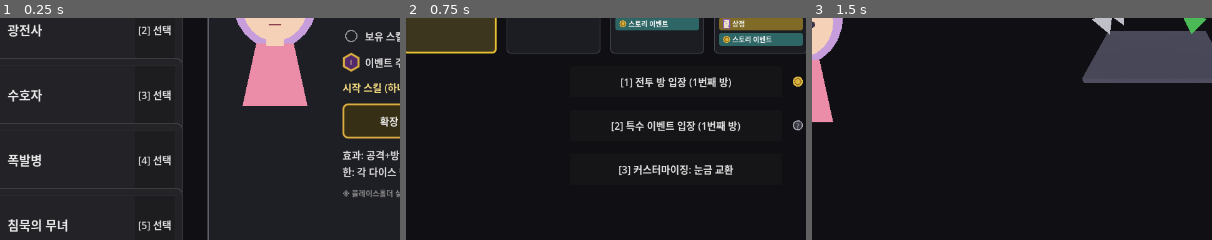
Above: before the commit, frames 1-3 (left to right).
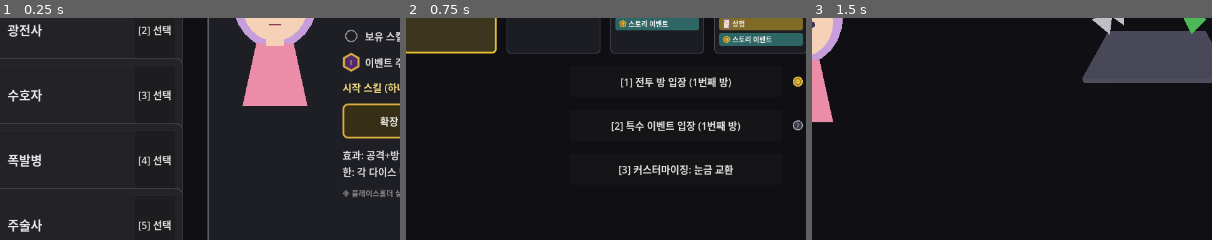
Above: after the commit, the same moments.

Repository: YGseok/ProjectD
Game: Godot game, scene res://code/scenes/character_select.tscn
The game is run twice, just before and just after one commit, with the same random seed, the same clock (stepped at 60 frames per second) and the same inputs.
Inputs:
- Up to frame 1 (0.25 s): no input
- Up to frame 2 (0.75 s): click "[7] 던전 시작" at 0.5 s
- Up to frame 3 (1.5 s): click "[1] 전투 방 입장 (1번째 방)" at 1.25 s
The pictures show only the part of the screen within x 7-57%, y 33-83%; the shares and areas given below are measured in that part.

The runs differ from the first frame. In frame 1, 0.5% of the frame differs, in the area x 2-17%, y 90-97%; in frame 2, nothing differs; in frame 3, nothing differs.

Commit message:
rename: 방어형 리스킨 캐릭터 이름 "침묵의 무녀" -> "주술사" (방어형 표현 제거)
사용자 피드백에 따라 방패병 리스킨 캐릭터의 이름을 "주술사"로 바꾸고,
"방어형"/"인내형" 같은 방어 아키타입 표현을 저주·술식 컨셉으로 재서술.
id("shieldbearer")/기믹("guard_stack")/시작 다이스 수치는 전혀 건드리지
않음 — achievement 문구, character_profiles.gd, DESIGN.md만 갱신.

Co-Authored-By: Claude Sonnet 5 <noreply@anthropic.com>

Diff:
--- a/code/systems/achievement_manager.gd
+++ b/code/systems/achievement_manager.gd
@@ -133,8 +133,8 @@
 		"icon": "milestone",
 	},
 	"clear_shieldbearer": {
-		"title": "침묵의 무녀로 첫 클리어",
-		"desc": "침묵의 무녀로 최종 클리어(3라운드 전부)에 성공했다.",
+		"title": "주술사로 첫 클리어",
+		"desc": "주술사로 최종 클리어(3라운드 전부)에 성공했다.",
 		"icon": "milestone",
 	},
 	# 큐 13("업적 시스템 — 남은 항목 추가") 후속. 특수 이벤트의 "위험을 감수하기"
--- a/code/systems/character_profiles.gd
+++ b/code/systems/character_profiles.gd
@@ -34,8 +34,8 @@
 ##   - 광전사(berserker, 극단형/하이리스크): 공격 4 / 방어 2 — "공격에 몰빵"
 ##   - 수호자(guardian, 안정형/방어): 공격 2 / 방어 4 — 광전사와 대칭
 ##   - 폭발병(explosive, 공격 다이스 최댓값 스택): 공격 4 / 방어 3 — 스택을 더 자주 쌓게
-##   - 침묵의 무녀(shieldbearer, 방어 다이스 최댓값 스택, 2026-09-24 리스킨 — 이름만
-##     "방패병"→"침묵의 무녀", id/기믹/수치 불변): 공격 3 / 방어 4 — 폭발병과 대칭
+##   - 주술사(shieldbearer, 방어 다이스 최댓값 스택, 2026-09-24 리스킨 — 이름만
+##     "방패병"→"침묵의 무녀"→"주술사", id/기믹/수치 불변): 공격 3 / 방어 4 — 폭발병과 대칭
 ##
 ## "event_die_sides": INBOX.md 2026-09-15 [미니 기획 B]-4 "공격/방어 주사위처럼 직업마다
 ## 특수 이벤트용 이벤트 주사위 1개가 있으면 어떨까" 반영의 첫 조각(4번 -> 1 -> 2+3 순서
@@ -131,9 +131,9 @@
 	},
 	{
 		"id": "shieldbearer",
-		"name": "침묵의 무녀",
-		"desc": "음침하고 말이 없는 무녀 — 방어 다이스가 최댓값을 보여줄 때마다 수호 스택이 쌓임 (3스택에서 다음 방어가 20면체 주사위로 굳건해짐). 시작 다이스: 공격 D4x3 / 방어 D4x4 (스택을 더 자주 쌓음)",
-		"concept": "음침하고 말이 없는 무녀 — 방어 다이스가 최댓값을 보여줄 때마다 수호 스택이 쌓임(기존 방패병 기믹과 완전히 동일, 이름만 교체).",
+		"name": "주술사",
+		"desc": "음침한 주술사 — 고통을 받아낼 때마다(방어 다이스가 최댓값을 보일 때마다) 저주 술식이 쌓여, 3번째에서 술식이 완성돼 다음 방어가 20면체 주사위로 화답함. 시작 다이스: 공격 D4x3 / 방어 D4x4",
+		"concept": "음침하고 말이 없는 주술사 — 방어 다이스가 최댓값을 보일 때마다 저주 술식이 쌓임(기존 방패병 기믹과 완전히 동일, 이름/컨셉만 '방어형' 대신 저주·술식으로 재서술).",
 		"gimmick": "guard_stack",
 		"attack_count": 3,
 		"defense_count": 4,
Not shown, changed: docs/DESIGN.md
Not shown, changed: docs/feedback/INBOX.md
